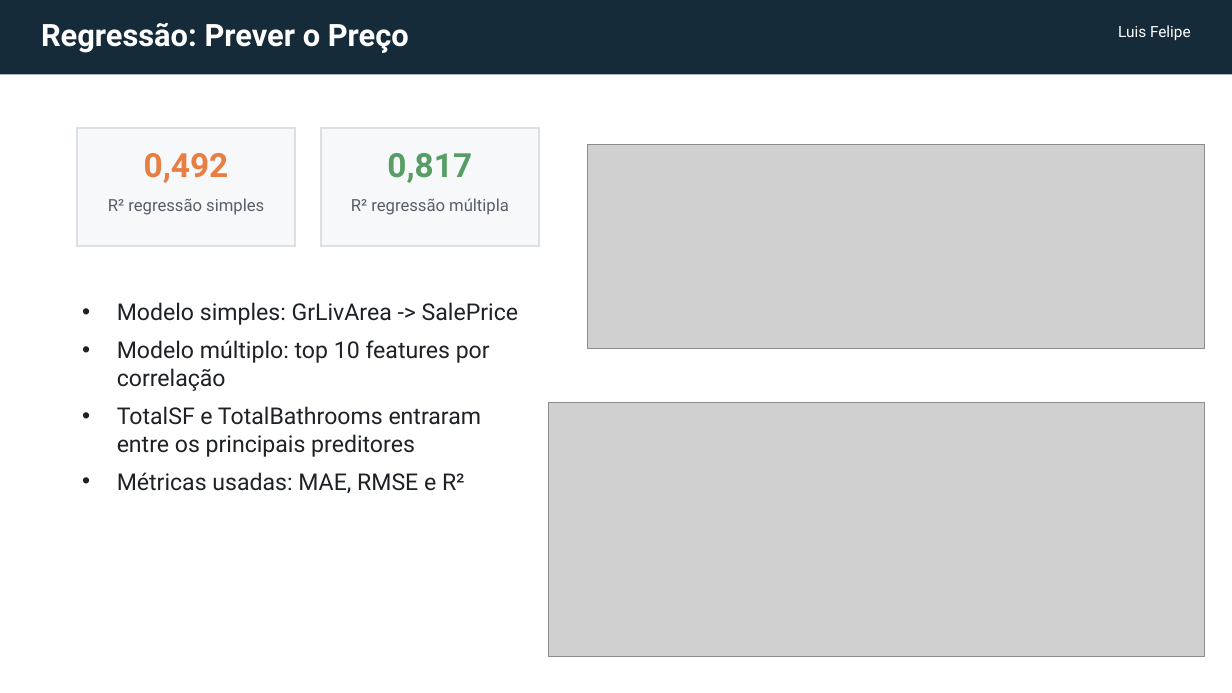
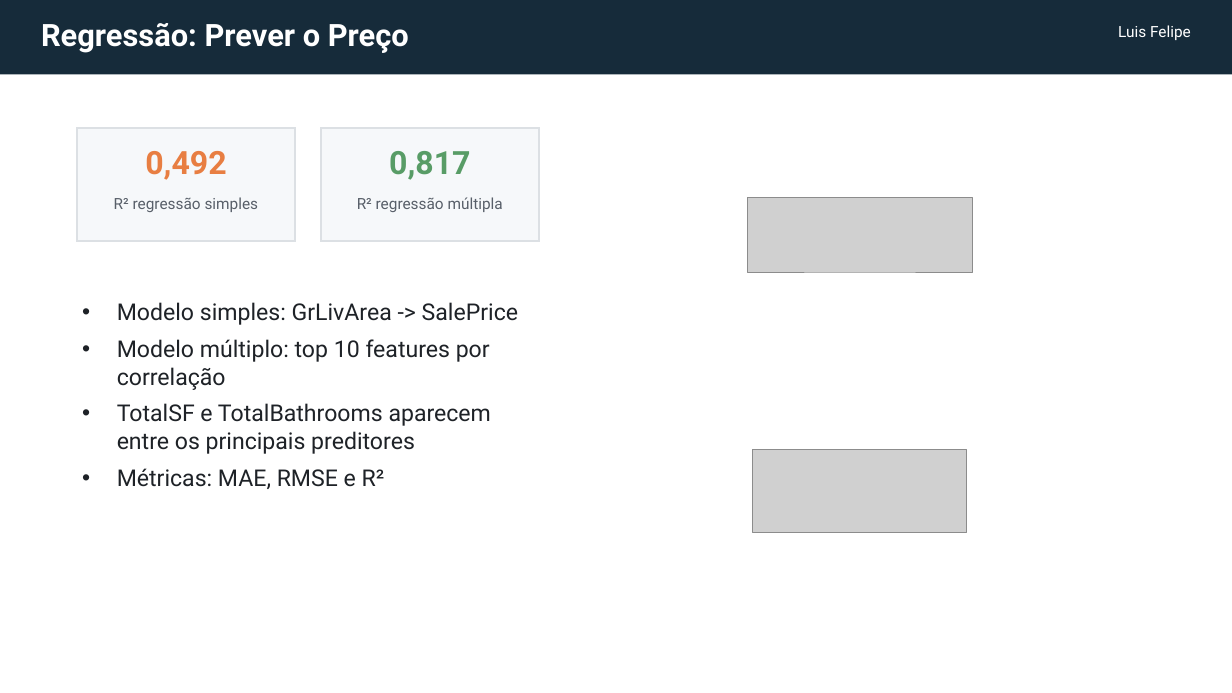
Before and after one commit to luisflipefv/analise-de-dados-c3, a slide deck: slide 6 of slides/apresentacao_house_prices_c3.pptx. Drawn at 1232x693 pixels with LibreOffice and Linux fonts; fonts in the diff are those of the drawing; grey boxes stand for pictures. Boxes give left, top, right and bottom in pixels: in the first picture for what was removed or moved away, otherwise in the second. Text is boxed around its words. In the diff, an @@ line names an element or a change of style, - is before the commit and + after.

```diff
--- a/slides/apresentacao_house_prices_c3.pptx
+++ b/slides/apresentacao_house_prices_c3.pptx
@@ rectangle: place and size @@
-rectangle at box(77, 128, 295, 247)
+rectangle at box(77, 128, 295, 241)
@@ text "0,492" at box(145, 151, 226, 180): size 26 to 25 pt @@
@@ rectangle: place and size @@
-rectangle at box(321, 128, 539, 247)
+rectangle at box(321, 128, 539, 241)
@@ text "0,817" at box(389, 151, 470, 180): size 26 to 25 pt @@
@@ text "R² regressão simples" at box(114, 197, 259, 212): size 13 to 12 pt @@
@@ text "R² regressão múltipla" at box(357, 197, 503, 212): size 13 to 12 pt @@
@@ picture: place and size @@
-picture at box(588, 144, 1205, 348)
+picture at box(748, 198, 972, 273)
@@ text at box(117, 403, 491, 489): text changed @@
-• TotalSF e TotalBathrooms entraram entre os principais preditores
-• Métricas usadas: MAE, RMSE e R²
+• TotalSF e TotalBathrooms aparecem entre os principais preditores
+• Métricas: MAE, RMSE e R²
@@ picture: place and size @@
-picture at box(548, 402, 1205, 656)
+picture at box(753, 449, 968, 532)
```
Also in this commit, not shown: 9 other slides changed, 3 slides added, 2 slides removed, 2 other files.
